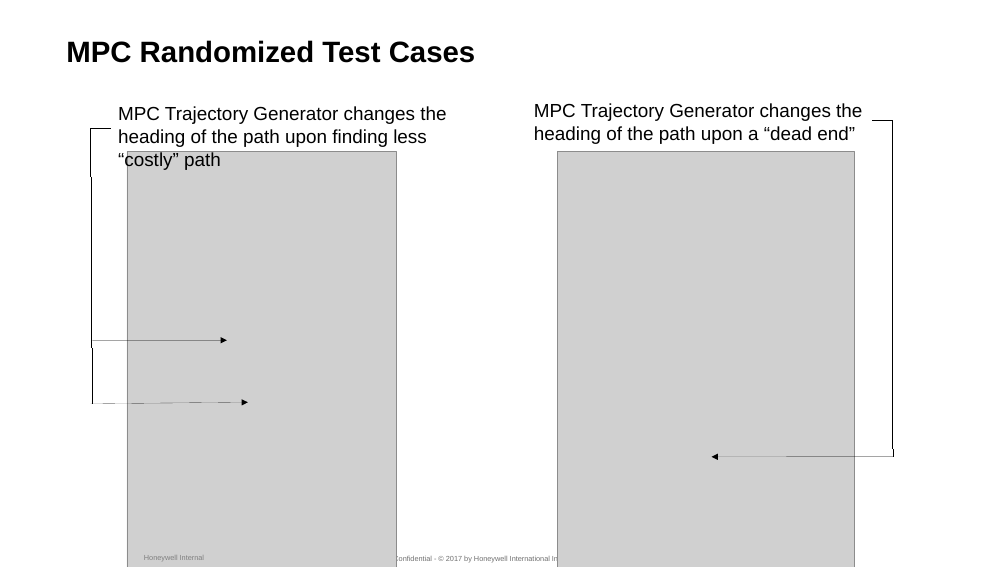
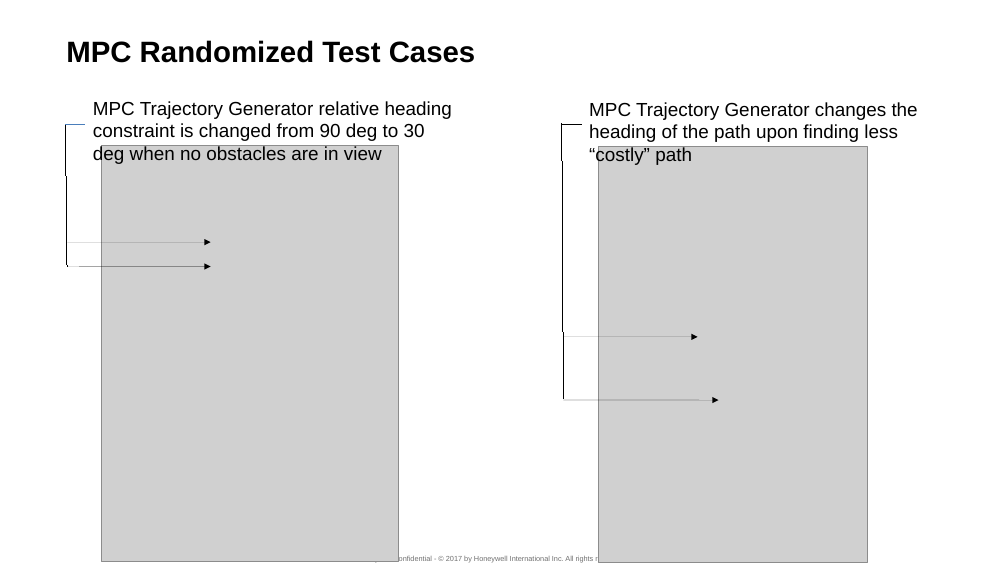
Before and after one commit to suvoganguli/TrajGen, a slide deck: slide 7 of slides/Final Review - Trajectory Generation.pptx (slide 5 before the commit). Drawn at 1008x567 pixels with LibreOffice and Linux fonts; fonts in the diff are those of the drawing; grey boxes stand for pictures; background and template pictures are left out. Boxes give left, top, right and bottom in pixels: in the first picture for what was removed or moved away, otherwise in the second. Text is boxed around its words. In the diff, an @@ line names an element or a change of style, - is before the commit and + after.

```diff
--- a/slides/Final Review - Trajectory Generation.pptx
+++ b/slides/Final Review - Trajectory Generation.pptx
@@ text removed at [534, 103, 862, 144] @@
-MPC Trajectory Generator changes the heading of the path upon a “dead end”
@@ group added at [66, 101, 452, 561]: 2 arrows, 2 lines, 1 picture, 1 text @@
+MPC Trajectory Generator relative heading constraint is changed from 90 deg to 30 deg when no obstacles are in view
@@ 2 lines, 1 picture, 1 text, 1 arrow: place and size @@
-2 lines, 1 picture, 1 text, 1 arrow at [91, 106, 446, 567]
+2 lines, 1 picture, 1 text, 1 arrow at [562, 102, 918, 563]
@@ line removed from (873, 121) to (892, 121) @@
@@ line removed from (892, 121) to (893, 457) @@
@@ picture removed at [558, 151, 854, 567] @@
@@ arrow moved from (91, 404) - (248, 402) to (563, 400) - (718, 400) @@
@@ arrow removed from (893, 457) to (712, 457) @@
```
Also in this commit, not shown: 6 other slides changed, 2 slides added, 3 slides removed.
